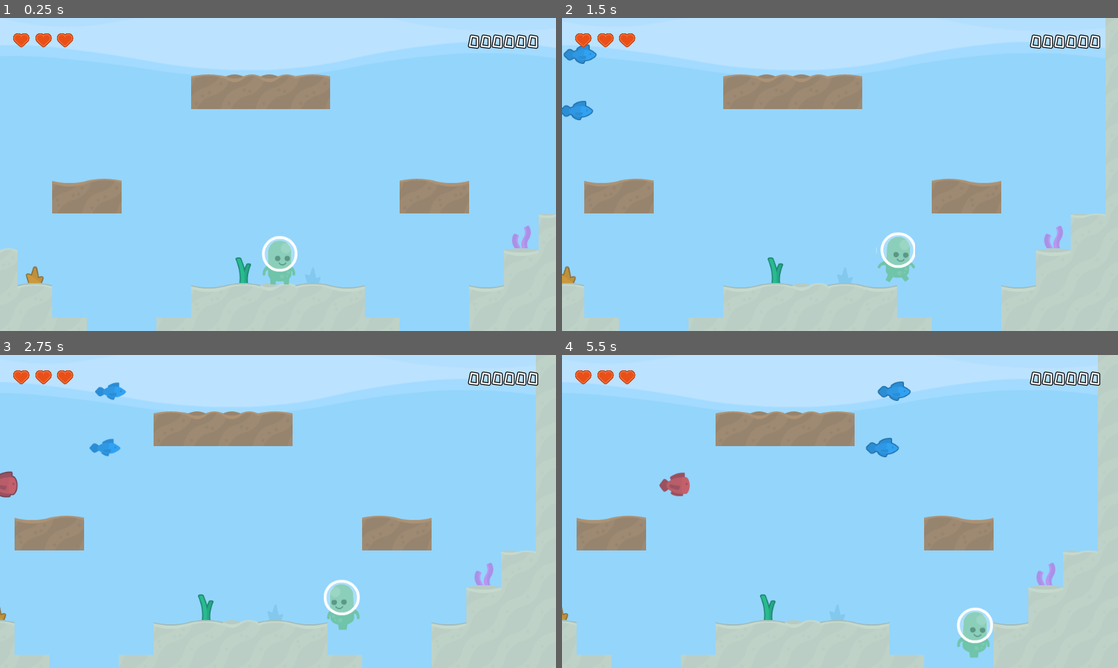
Above: before the commit, frames 1-4 (two rows, left to right).
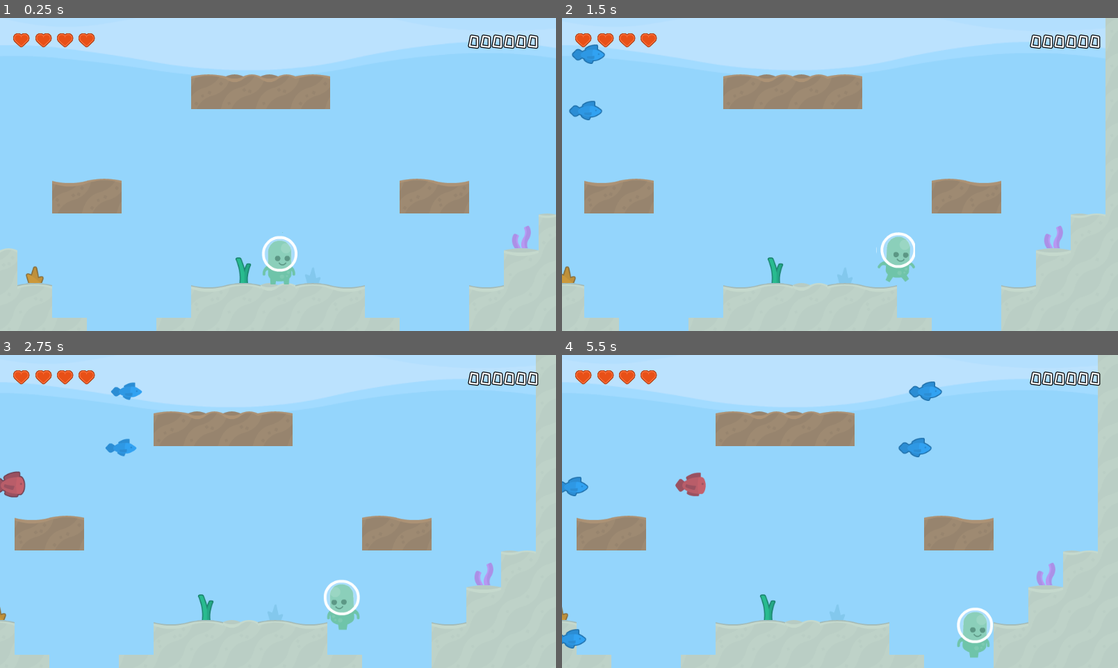
Above: after the commit, the same moments.

Repository: cpvanlue/dive-bug
Game: Godot game, scene res://Level/MediumLevel.tscn
The game is run twice, just before and just after one commit, with the same random seed, the same clock (stepped at 60 frames per second) and the same inputs. This scene is started directly instead of the project's main scene.
Inputs:
- Up to frame 1 (0.25 s): no input
- Up to frame 2 (1.5 s): tap Enter (shoot) at 0.5, 0.6 s; hold D (right) from 0.53 s (still down); tap Shift (sprint) at 1.35 s
- Up to frame 3 (2.75 s): release D (right) at 2.03 s; hold A (left) from 2.03 s (still down); tap Space (swim) at 2.1 s
- Up to frame 4 (5.5 s): tap Enter (shoot) at 2.85, 5.1 s; hold Shift (sprint) 3.53-4.28 s; release A (left) at 4.28 s; hold D (right) from 4.28 s (still down); tap Space (swim) at 4.35 s

The runs differ from the first frame. In frame 1, 0.1% of the frame differs, in the area x 14-18%, y 4-10%; in frame 2, 0.6%; in frame 3, 0.9%; in frame 4, 1.9%, in the area x 0-69%, y 4-94%.

Commit message:
Make player health and enemy statistics vary depending on difficulty level

Diff:
--- a/Enemy/Enemy.gd
+++ b/Enemy/Enemy.gd
@@ -5,7 +5,7 @@
 
 var minSpeed := 0.0
 var maxSpeed := 0.0
-var health := 0
+var health := 0.0
 var velocity := Vector2.ZERO
 var height := rand_range(0, 640)
 var dir := true
@@ -19,7 +19,7 @@
 		var _collision = move_and_collide(velocity * delta)
 
 
-func initialize(parameterHealth: int, minimumSpeed: float, maximumSpeed: float) -> KinematicBody2D:
+func initialize(parameterHealth: float, minimumSpeed: float, maximumSpeed: float) -> KinematicBody2D:
 	health = parameterHealth
 	minSpeed = minimumSpeed
 	maxSpeed = maximumSpeed
--- a/HUD/HUD.gd
+++ b/HUD/HUD.gd
@@ -5,7 +5,7 @@
 onready var levelTheme := SoundPlayer.get_node("LevelMusic")
 
 
-func _ready() -> void:
+func initialize() -> void:
 	var x = 50
 	for _i in range(self.get_parent().get_parent().get_node("Player").health):
 		var heart = preload("res://HUD/Heart.tscn").instance()
--- a/Level/Level.gd
+++ b/Level/Level.gd
@@ -1,7 +1,7 @@
 extends Node2D
 
 
-export var enemyHealth := 1
+export var enemyHealth := 1.0
 
 var spawning := true
 var difficultyIncreasing := true
@@ -11,6 +11,16 @@
 var score := 0
 
 
+func _ready():
+	if self.name == "EasyLevel":
+		initialize(5.0, 75.0, 150.0, 1.0, 3)
+	elif self.name == "MediumLevel":
+		initialize(4.0, 90.0, 160.0, 1.5, 4)
+	elif self.name == "HardLevel":
+		initialize(3.5, 100.0, 180.0, 2.0, 5)
+	$CanvasLayer/HUD.initialize()
+
+
 func _process(_delta: float) -> void:
 	if $Player.position.y < 0:
 		$Player.position.y = 0
@@ -18,7 +28,7 @@
 	if spawning:
 		var enemy = preload("res://Enemy/BlueEnemy.tscn").instance().initialize(enemyHealth, minEnemySpeed, maxEnemySpeed)
 		var enemy2 = preload("res://Enemy/BlueEnemy.tscn").instance().initialize(enemyHealth, minEnemySpeed, maxEnemySpeed)
-		var secondaryEnemy = preload("res://Enemy/RedEnemy.tscn").instance().initialize(enemyHealth * 2, minEnemySpeed / 2, maxEnemySpeed / 2)
+		var secondaryEnemy = preload("res://Enemy/RedEnemy.tscn").instance().initialize(enemyHealth * 2.0, minEnemySpeed / 2.0, maxEnemySpeed / 2.0)
 		if !enemy.dir:
 			enemy.get_node("AnimatedSprite").flip_h = true
 		if !enemy2.dir:
@@ -75,8 +85,9 @@
 		difficultyIncreasing = true
 
 
-func initialize(interval: float, minSpeed: float, maxSpeed: float, health: int) -> void:
+func initialize(interval: float, minSpeed: float, maxSpeed: float, enemyhealth: float, playerHealth: int) -> void:
 	self.spawnInterval = interval
 	self.minEnemySpeed = minSpeed
 	self.maxEnemySpeed = maxSpeed
-	self.enemyHealth = health
+	self.enemyHealth = enemyhealth
+	$Player.set_health(playerHealth)
--- a/Player/Player.gd
+++ b/Player/Player.gd
@@ -7,14 +7,10 @@
 export var speed := 200
 export var gravity := 150
 
-var health
+var health := 0
 var lethal := true
 var immunity := false
 var velocity := Vector2(0, 0)
-
-
-func _ready() -> void:
-	health = 3
 
 
 func _physics_process(delta: float) -> void:
@@ -127,3 +123,7 @@
 		or $Animations/AnimatedSprite.animation == "swim"):
 			if !immunity:
 				$Animations/AnimatedSprite.play("idle")
+
+
+func set_health(value: int) -> void:
+	health = value
